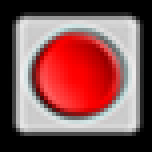
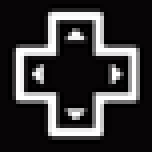
Two versions of the same layered image (152×152). Layer-by-layer changes:
added layer "Layer 3" above "Layer 1" over left=0, top=0, right=152, bottom=152
